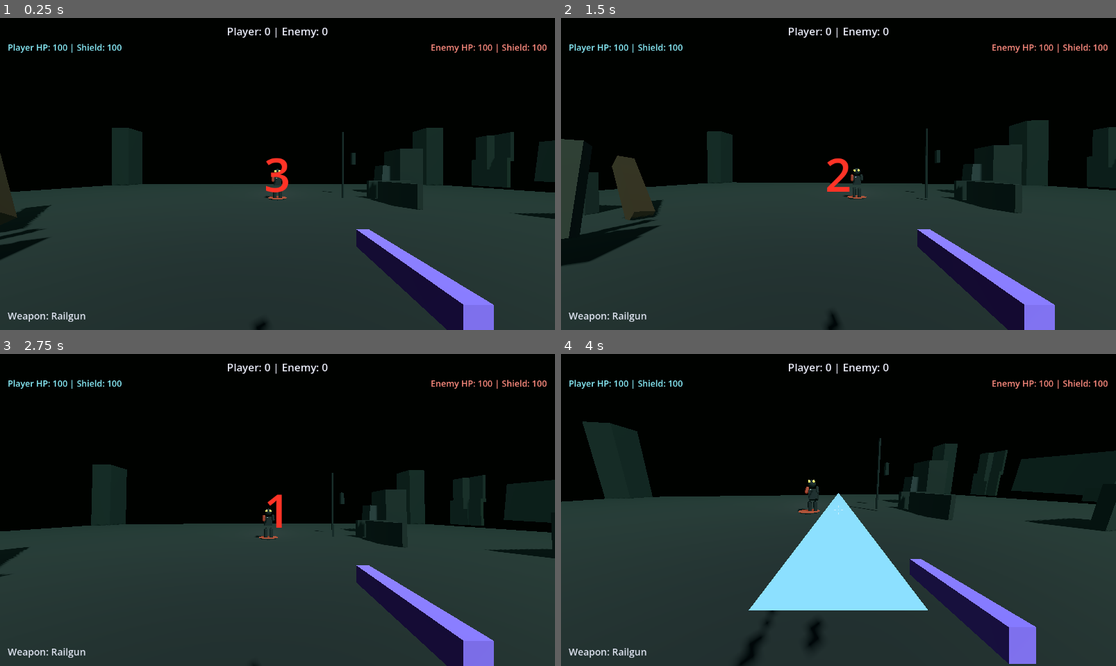
Above: before the commit, frames 1-4 (two rows, left to right).
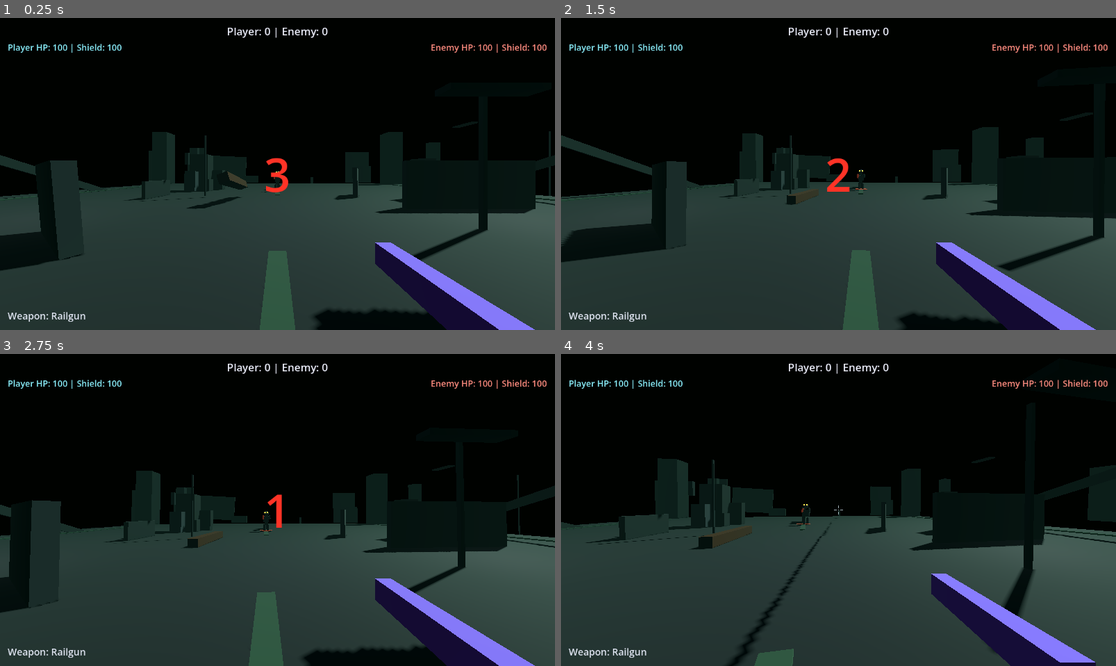
Above: after the commit, the same moments.

Repository: skyw4rp/void
Game: Godot game, scene res://scenes/main.tscn
Two runs of this game, one before a commit and one after it. Both use one fixed random seed, a clock stepped at 60 frames per second and the inputs below.
Inputs (mouse positions are in pixels of both pictures, inside the frame that each line leads up to):
- Up to frame 1 (0.25 s): no input
- Up to frame 2 (1.5 s): move the mouse to (866, 174) at 0.52 s; press the mouse at (866, 174) at 0.53 s; hold W (move_forward) from 0.53 s (still down); tap Space (jump) at 0.77 s; move the mouse to (810, 174) at 1.27 s; release the mouse at (810, 174) at 1.28 s; click (810, 174) at 1.35 s
- Up to frame 3 (2.75 s): keep holding W (move_forward); tap Space (jump) at 1.52 s; move the mouse to (288, 503) at 2.02 s; press the mouse at (288, 503) at 2.03 s; tap Shift (sprint) at 2.1 s
- Up to frame 4 (4 s): keep holding W (move_forward); tap Enter at 2.75 s; move the mouse to (832, 516) at 2.77 s; release the mouse at (832, 516) at 2.78 s; tap 1 (weapon_1) at 2.85 s; tap Space (jump) at 3.02, 3.5, 3.77 s; click (832, 516) at 3.05 s; move the mouse to (877, 513) at 3.52 s; hold 2 (weapon_2) from 3.53 s (still down); click (877, 513) at 3.8 s

The runs differ from the first frame. In frame 1, 16% of the frame differs, in the area x 0-100%, y 35-100%; in frame 2, 15%; in frame 3, 15%; in frame 4, 26%, in the area x 0-100%, y 21-100%.
Error before the commit: Invalid assignment of property or key 'fall_zones' with value of type 'Array' on a base object of type 'RefCounted (ArenaTemplate)'. (res://scripts/arena/arena…

Commit message:
Smooth unified FOV feedback

Diff:
--- a/scenes/main.tscn
+++ b/scenes/main.tscn
@@ -132,7 +132,7 @@
 
 [node name="Camera3D" type="Camera3D" parent="Player"]
 transform = Transform3D(1, 0, 0, 0, 1, 0, 0, 0, 1, 0, 1.6, 0)
-fov = 90.0
+fov = 78.0
 
 [node name="WeaponManager" parent="Player/Camera3D" instance=ExtResource("2_weapon_manager")]
 
--- a/scripts/arena/arena_template.gd
+++ b/scripts/arena/arena_template.gd
@@ -54,7 +54,7 @@
 var fall_warning_y: float = -18.0
 ## Inner spawn/debris rectangle (local X/Z half extents from center).
 var spawn_safe_half: Vector2 = Vector2(6.0, 6.0)
-var fall_zones: Array[FallZoneMarker] = []
+var fall_zones: Array = []
 var floor_albedo: Color = Color(0.11, 0.105, 0.12)
 var wall_albedo: Color = Color(0.07, 0.075, 0.085)
 var perimeter: PerimeterConfig = PerimeterConfig.new()
--- a/scripts/arena/arena_templates.gd
+++ b/scripts/arena/arena_templates.gd
@@ -105,12 +105,13 @@
 
 
 static func _perimeter_fall_markers(danger_hx: float, danger_hz: float) -> Array:
-	return [
+	var markers: Array = [
 		_marker(0.0, danger_hz * 0.96, danger_hx * 1.75, 0.35, 0.0),
 		_marker(0.0, -danger_hz * 0.96, danger_hx * 1.75, 0.35, 0.0),
 		_marker(danger_hx * 0.96, 0.0, 0.35, danger_hz * 1.75, PI * 0.5),
 		_marker(-danger_hx * 0.96, 0.0, 0.35, danger_hz * 1.75, PI * 0.5),
 	]
+	return markers
 
 
 static func _column(cx: float, cz: float, radius: float = 0.85) -> ArenaTemplate.WallPiece:
--- a/scripts/game_balance.gd
+++ b/scripts/game_balance.gd
@@ -63,8 +63,8 @@
 const VOID_DISTANT_FLASH_DELAY_MIN: float = 4.0
 const VOID_DISTANT_FLASH_DELAY_MAX: float = 7.0
 
-const VOID_FALL_FOV_START: float = 90.0
-const VOID_FALL_FOV_END: float = 102.0
+## Max FOV increase during void fall (added on top of player base_fov).
+const VOID_FALL_FOV_MAX_ADD: float = 24.0
 
 ## Void pit — score / death trigger (below dense gas layer).
 const VOID_DEATH_Y: float = -32.0
--- a/scripts/movement/gladiator_camera_feel.gd
+++ b/scripts/movement/gladiator_camera_feel.gd
@@ -1,57 +1,86 @@
-## Subtle arena FPS camera feedback — tilt, FOV, landing, air sway.
+## Visual camera feedback — roll and positional kick (FOV handled by GladiatorFov).
 class_name GladiatorCameraFeel
 extends RefCounted
 
-var _base_fov: float = 90.0
 var _landing_shake: float = 0.0
-var _dodge_sway: float = 0.0
+var _dodge_kick: float = 0.0
+var _feel_roll: float = 0.0
+var _feel_offset: Vector3 = Vector3.ZERO
 
 
-func reset(camera: Camera3D) -> void:
-	_base_fov = camera.fov
+func reset(_camera: Camera3D, feel_pivot: Node3D) -> void:
 	_landing_shake = 0.0
-	_dodge_sway = 0.0
-	camera.rotation.z = 0.0
+	_dodge_kick = 0.0
+	_feel_roll = 0.0
+	_feel_offset = Vector3.ZERO
+	if feel_pivot:
+		feel_pivot.rotation = Vector3.ZERO
+		feel_pivot.position = Vector3.ZERO
+	if _camera:
+		_camera.rotation = Vector3.ZERO
 
 
 func update(
-	camera: Camera3D,
+	_camera: Camera3D,
+	feel_pivot: Node3D,
 	delta: float,
 	loco: GladiatorLocomotion.StepResult,
 	input_dir: Vector2,
 	config: Dictionary,
-	dodge_active: bool
+	dodge_active: bool,
+	fov: GladiatorFov
 ) -> void:
+	if feel_pivot == null:
+		return
+
 	var tilt_strength: float = float(config.get("movement_tilt_strength", 0.035))
-	var fov_boost: float = float(config.get("speed_fov_boost", 8.0))
+	var fov_boost: float = float(config.get("speed_fov_boost", 4.0))
+	var ground_fov_extra: float = float(config.get("speed_fov_ground_extra", 0.4))
 	var max_speed: float = float(config.get("max_ground_speed", 9.5))
 
 	var target_roll: float = -input_dir.x * tilt_strength
 	if dodge_active:
 		target_roll *= 1.35
-	camera.rotation.z = lerpf(camera.rotation.z, target_roll, 1.0 - exp(-14.0 * delta))
+	_feel_roll = lerpf(_feel_roll, target_roll, 1.0 - exp(-14.0 * delta))
+	feel_pivot.rotation = Vector3(0.0, 0.0, _feel_roll)
 
-	var speed_t: float = clampf(loco.horizontal_speed / maxf(max_speed, 0.01), 0.0, 1.25)
-	var target_fov: float = _base_fov + fov_boost * speed_t
-	if not loco.was_airborne:
-		target_fov += 1.5 * speed_t
-	camera.fov = lerpf(camera.fov, target_fov, 1.0 - exp(-8.0 * delta))
+	if fov:
+		fov.set_movement_from_speed(
+			loco.horizontal_speed,
+			max_speed,
+			fov_boost,
+			ground_fov_extra,
+			loco.was_airborne
+		)
 
 	if loco.just_landed:
 		var impact: float = clampf(loco.land_impact / 12.0, 0.15, 1.0)
 		_landing_shake = impact * float(config.get("landing_shake_strength", 0.12))
+		if fov:
+			fov.add_impact(impact * 0.35)
 
+	var target_offset := Vector3.ZERO
 	if _landing_shake > 0.0:
 		_landing_shake = maxf(0.0, _landing_shake - delta * 2.8)
 		var shake: float = _landing_shake * 0.08
-		camera.rotation.x += randf_range(-shake, shake)
+		target_offset.y = randf_range(-shake, shake) * 0.04
+		target_offset.z = randf_range(-shake * 0.5, shake * 0.5) * 0.03
 
 	if loco.was_airborne and not loco.just_landed:
 		var sway: float = sin(Time.get_ticks_msec() * 0.006) * 0.008
-		camera.rotation.z += sway
+		target_offset.x += sway * 0.35
 
 	if dodge_active:
-		_dodge_sway = lerpf(_dodge_sway, 0.02, 1.0 - exp(-10.0 * delta))
+		_dodge_kick = lerpf(_dodge_kick, 0.035, 1.0 - exp(-10.0 * delta))
 	else:
-		_dodge_sway = lerpf(_dodge_sway, 0.0, 1.0 - exp(-12.0 * delta))
-	camera.rotation.x -= _dodge_sway
+		_dodge_kick = lerpf(_dodge_kick, 0.0, 1.0 - exp(-12.0 * delta))
+	target_offset.z -= _dodge_kick
+
+	_feel_offset = _feel_offset.lerp(target_offset, 1.0 - exp(-12.0 * delta))
+	feel_pivot.position = _feel_offset
+
+
+func apply_impulse_shake(feel_pivot: Node3D, intensity: float) -> void:
+	if feel_pivot == null:
+		return
+	_landing_shake = maxf(_landing_shake, clampf(intensity, 0.0, 1.0) * 0.35)
--- /dev/null
+++ b/scripts/movement/gladiator_fov.gd
@@ -0,0 +1,82 @@
+## Combined FOV offsets — smooth apply, separate sources, clamped gameplay range.
+class_name GladiatorFov
+extends RefCounted
+
+const DEFAULT_BASE_FOV: float = 78.0
+const MAX_GAMEPLAY_ADD: float = 6.0
+const MIN_GAMEPLAY_SUB: float = 2.0
+const VOID_MAX_ADD: float = 24.0
+const SMOOTH_RATE: float = 7.5
+
+
+var base_fov: float = DEFAULT_BASE_FOV
+
+var _movement_add: float = 0.0
+var _impact_add: float = 0.0
+var _void_add: float = 0.0
+var _weapon_add: float = 0.0
+
+
+func configure_base(fov: float) -> void:
+	base_fov = clampf(fov, 60.0, 100.0)
+
+
+func reset_round(camera: Camera3D, snap_to_base: bool = false) -> void:
+	_movement_add = 0.0
+	_impact_add = 0.0
+	_void_add = 0.0
+	_weapon_add = 0.0
+	if snap_to_base and camera:
+		camera.fov = base_fov
+
+
+func clear_gameplay_offsets() -> void:
+	_movement_add = 0.0
+	_impact_add = 0.0
+	_weapon_add = 0.0
+
+
+func set_movement_from_speed(
+	horizontal_speed: float,
+	max_speed: float,
+	boost_max: float,
+	ground_extra: float,
+	airborne: bool
+) -> void:
+	var speed_t: float = clampf(horizontal_speed / maxf(max_speed, 0.01), 0.0, 1.0)
+	_movement_add = boost_max * speed_t
+	if not airborne:
+		_movement_add += ground_extra * speed_t
+
+
+func add_impact(amount: float) -> void:
+	_impact_add = clampf(_impact_add + amount, 0.0, 2.5)
+
+
+func set_void_offset(amount: float) -> void:
+	_void_add = maxf(0.0, amount)
+
+
+func trigger_weapon_pulse(amount: float = 1.25) -> void:
+	_weapon_add = clampf(amount, 0.0, 2.0)
+
+
+func compute_target(void_fall: bool) -> float:
+	var total_add: float = _movement_add + _impact_add + _void_add + _weapon_add
+	if void_fall:
+		return clampf(base_fov + total_add, base_fov, base_fov + VOID_MAX_ADD)
+	return clampf(
+		base_fov + total_add,
+		base_fov - MIN_GAMEPLAY_SUB,
+		base_fov + MAX_GAMEPLAY_ADD
+	)
+
+
+func apply(camera: Camera3D, delta: float, void_fall: bool = false) -> void:
+	if camera == null:
+		return
+	_weapon_add = move_toward(_weapon_add, 0.0, delta * 16.0)
+	_impact_add = move_toward(_impact_add, 0.0, delta * 5.5)
+	var target: float = compute_target(void_fall)
+	var blend: float = 1.0 - exp(-SMOOTH_RATE * delta)
+	camera.fov = lerpf(camera.fov, target, blend)
--- a/scripts/player.gd
+++ b/scripts/player.gd
@@ -23,22 +23,34 @@
 @export var strafe_boost: float = 1.08
 @export var landing_damp: float = 0.5
 @export var movement_tilt_strength: float = 0.03
-@export var speed_fov_boost: float = 6.5
+@export var base_fov: float = 78.0
+@export var speed_fov_boost: float = 4.0
+@export var speed_fov_ground_extra: float = 0.4
 @export var landing_shake_strength: float = 0.14
+@export var weapon_fov_pulse: float = 1.25
 
 @export_group("Dodge")
 @export var dodge_distance: float = 2.05
 @export var dodge_duration: float = 0.15
 @export var dodge_cooldown: float = 1.4
 
+@export_group("Aim")
+@export var crosshair_stabilized: bool = true
+@export var camera_bob_affects_aim: bool = false
+@export var weapon_bob_affects_aim: bool = false
+
 @export_group("Debug")
 @export var debug_movement: bool = false
 
-@onready var camera: Camera3D = $Camera3D
 @onready var combat_stats: CombatStats = $CombatStats
+
+var _aim_pivot: Node3D
+var _camera_feel_pivot: Node3D
+var camera: Camera3D
 
 var _dodge: CombatDodge = CombatDodge.new()
 var _camera_feel: GladiatorCameraFeel = GladiatorCameraFeel.new()
+var _fov: GladiatorFov = GladiatorFov.new()
 var _was_on_floor: bool = true
 var _knockback_blend: float = 0.0
 
@@ -67,7 +79,6 @@
 var _void_fall_shake: float = 0.0
 var _void_fall_time: float = 0.0
 var _void_instability_time: float = 0.0
-var _base_camera_fov: float = GameBalance.VOID_FALL_FOV_START
 var _void_fall_proxy: MeshInstance3D
 
 const CORPSE_ALBEDO: Color = Color(0.42, 0.82, 1.0)
@@ -86,8 +97,13 @@
 	_dodge.dodge_distance = dodge_distance
 	_dodge.dodge_duration = dodge_duration
 	_dodge.dodge_cooldown = dodge_cooldown
-	_camera_feel.reset(camera)
+	_setup_aim_camera_hierarchy()
+	_fov.configure_base(base_fov)
+	_fov.reset_round(camera, true)
+	_camera_feel.reset(camera, _camera_feel_pivot)
+	_apply_crosshair_stabilization()
 	combat_stats.died.connect(_on_combat_died)
+	_bind_game_flow()
 
 
 func take_damage(
@@ -179,7 +195,6 @@
 	_void_fall_time = 0.0
 	_void_fall_shake = 0.0
 	_void_instability_time = 0.0
-	_base_camera_fov = camera.fov
 	collision_layer = 0
 	collision_mask = 0
 	VoidGasController.notify_fall_started(self)
@@ -359,10 +374,12 @@
 	_was_on_floor = true
 	_hide_void_fall_proxy()
 	_exit_death_hidden_state()
-	_camera_feel.reset(camera)
-	camera.rotation.x = 0.0
-	camera.rotation.z = 0.0
-	camera.fov = GameBalance.VOID_FALL_FOV_START
+	_fov.configure_base(base_fov)
+	_fov.reset_round(camera, false)
+	_fov.clear_gameplay_offsets()
+	_camera_feel.reset(camera, _camera_feel_pivot)
+	if _aim_pivot:
+		_aim_pivot.rotation = Vector3.ZERO
 	VoidGasController.notify_fall_ended()
 	# TODO: camera shake or screen flash on respawn.
 
@@ -383,16 +400,15 @@
 			return
 		var motion := event as InputEventMouseMotion
 		rotate_y(-motion.relative.x * MOUSE_SENSITIVITY)
-		camera.rotate_x(-motion.relative.y * MOUSE_SENSITIVITY)
-		camera.rotation.x = clampf(camera.rotation.x, LOOK_PITCH_MIN, LOOK_PITCH_MAX)
+		if _aim_pivot:
+			_aim_pivot.rotate_x(-motion.relative.y * MOUSE_SENSITIVITY)
+			_aim_pivot.rotation.x = clampf(_aim_pivot.rotation.x, LOOK_PITCH_MIN, LOOK_PITCH_MAX)
 
 
 func _process(delta: float) -> void:
-	if _obliteration_shake > 0.0:
+	if _obliteration_shake > 0.0 and _camera_feel_pivot:
 		_obliteration_shake = maxf(0.0, _obliteration_shake - delta * 0.35)
-		var shake: float = _obliteration_shake * 0.14
-		camera.rotation.x += randf_range(-shake, shake)
-		camera.rotation.z += randf_range(-shake * 0.7, shake * 0.7)
+		_camera_feel.apply_impulse_shake(_camera_feel_pivot, _obliteration_shake)
 
 
 func _physics_process(delta: float) -> void:
@@ -408,27 +424,32 @@
 			velocity.x += randf_range(-1.0, 1.0) * 4.0 * delta
 			velocity.z += randf_range(-1.0, 1.0) * 4.0 * delta
 			velocity.y -= _gravity * delta * 0.35
-			camera.rotation.z += randf_range(-0.03, 0.03)
+			if _camera_feel_pivot:
+				_camera_feel_pivot.rotation.z += randf_range(-0.03, 0.03)
 		else:
 			velocity.x = move_toward(velocity.x, 0.0, 2.0)
 			velocity.z = move_toward(velocity.z, 0.0, 2.0)
 			velocity.y -= _gravity * delta
 		_void_fall_time += delta
 		_void_fall_shake = minf(_void_fall_shake + delta * 2.5, 1.0)
-		var shake: float = _void_fall_shake * 0.05
-		camera.rotation.x += randf_range(-shake, shake)
-		if _void_instability_time <= 0.0:
-			camera.rotation.z += randf_range(-shake * 0.5, shake * 0.5)
+		if _camera_feel_pivot:
+			_camera_feel.apply_impulse_shake(_camera_feel_pivot, _void_fall_shake * 0.35)
 		if GameBalance.uses_void_gore_cinematic():
 			var fall_t: float = clampf(
 				_void_fall_time / GameBalance.VOID_GORE_BURST_AT, 0.0, 1.0
 			)
-			camera.fov = lerpf(_base_camera_fov, GameBalance.VOID_FALL_FOV_END, fall_t)
+			_fov.set_void_offset(lerpf(0.0, GameBalance.VOID_FALL_FOV_MAX_ADD, fall_t))
+		if camera:
+			_fov.apply(camera, delta, true)
 		move_and_slide()
 		return
 
 	if _game_manager and _game_manager.has_method("is_fighting") and not _game_manager.is_fighting():
 		velocity = Vector3.ZERO
+		_fov.clear_gameplay_offsets()
+		_fov.set_void_offset(0.0)
+		if camera:
+			_fov.apply(camera, delta, false)
 		move_and_slide()
 		return
 
@@ -471,7 +492,19 @@
 		movement_air_accel.emit()
 
 	_knockback_blend = maxf(0.0, _knockback_blend - delta * 2.2)
-	_camera_feel.update(camera, delta, step, input_dir, loco_config, _dodge.is_active())
+	_camera_feel.update(
+		camera,
+		_camera_feel_pivot,
+		delta,
+		step,
+		input_dir,
+		loco_config,
+		_dodge.is_active(),
+		_fov
+	)
+	_fov.set_void_offset(0.0)
+	if camera:
+		_fov.apply(camera, delta, false)
 
 	if debug_movement:
 		print(
@@ -497,8 +530,89 @@
 		"landing_damp": landing_damp,
 		"movement_tilt_strength": movement_tilt_strength,
 		"speed_fov_boost": speed_fov_boost,
+		"speed_fov_ground_extra": speed_fov_ground_extra,
 		"landing_shake_strength": landing_shake_strength,
 	}
+
+
+func get_aim_global_transform() -> Transform3D:
+	if _aim_pivot:
+		return _aim_pivot.global_transform
+	if camera:
+		return camera.global_transform
+	return global_transform
+
+
+func get_aim_forward() -> Vector3:
+	var basis: Basis = get_aim_global_transform().basis
+	var fwd: Vector3 = -basis.z
+	if fwd.length_squared() < 0.0001:
+		return Vector3.FORWARD
+	return fwd.normalized()
+
+
+func _setup_aim_camera_hierarchy() -> void:
+	if has_node("AimPivot/CameraFeelPivot/Camera3D"):
+		_aim_pivot = $AimPivot
+		_camera_feel_pivot = $AimPivot/CameraFeelPivot
+		camera = $AimPivot/CameraFeelPivot/Camera3D
+		_aim_pivot.add_to_group("player_aim")
+		return
+
+	var old_camera: Camera3D = get_node_or_null("Camera3D") as Camera3D
+	if old_camera == null:
+		push_error("Player: missing Camera3D")
+		return
+
+	var eye_height: Vector3 = old_camera.position
+	var saved_pitch: float = old_camera.rotation.x
+	var saved_fov: float = base_fov
+
+	_aim_pivot = Node3D.new()
+	_aim_pivot.name = "AimPivot"
+	add_child(_aim_pivot)
+	_aim_pivot.position = eye_height
+	_aim_pivot.rotation.x = saved_pitch
+	_aim_pivot.add_to_group("player_aim")
+
+	_camera_feel_pivot = Node3D.new()
+	_camera_feel_pivot.name = "CameraFeelPivot"
+	_aim_pivot.add_child(_camera_feel_pivot)
+
+	for child in old_camera.get_children():
+		old_camera.remove_child(child)
+		_camera_feel_pivot.add_child(child)
+
+	remove_child(old_camera)
+	_camera_feel_pivot.add_child(old_camera)
+	old_camera.position = Vector3.ZERO
+	old_camera.rotation = Vector3.ZERO
+	old_camera.fov = saved_fov
+	camera = old_camera
+
+
+func notify_weapon_fov_pulse() -> void:
+	_fov.trigger_weapon_pulse(weapon_fov_pulse)
+
+
+func _bind_game_flow() -> void:
+	if _game_manager == null:
+		return
+	if _game_manager.has_signal("countdown_hidden"):
+		if not _game_manager.countdown_hidden.is_connected(_on_round_countdown_hidden):
+			_game_manager.countdown_hidden.connect(_on_round_countdown_hidden)
+
+
+func _on_round_countdown_hidden() -> void:
+	_fov.configure_base(base_fov)
+	_fov.clear_gameplay_offsets()
+	_fov.set_void_offset(0.0)
+
+
+func _apply_crosshair_stabilization() -> void:
+	var cross: Control = Crosshair.get_instance(get_tree())
+	if cross and cross.has_method("configure_aim_stability"):
+		cross.call("configure_aim_stability", crosshair_stabilized, crosshair_stabilized)
 
 
 func _report_void_fall() -> void:
--- a/scripts/ui/crosshair.gd
+++ b/scripts/ui/crosshair.gd
@@ -25,6 +25,8 @@
 
 
 @export var hide_when_mouse_visible: bool = true
+@export var crosshair_stabilized: bool = true
+@export var movement_spread_affects_crosshair: bool = false
 
 var _weapon: WeaponDefs.Id = WeaponDefs.Id.RAILGUN
 var _move_spread: float = 0.0
@@ -122,6 +124,13 @@
 	draw_rect(Rect2(center.x - arm - half, center.y + arm - half, t, t), col)
 
 
+func configure_aim_stability(stabilized: bool, disable_movement_spread: bool) -> void:
+	crosshair_stabilized = stabilized
+	movement_spread_affects_crosshair = not disable_movement_spread
+	if crosshair_stabilized:
+		_move_spread = 0.0
+
+
 func set_weapon(weapon: WeaponDefs.Id) -> void:
 	_weapon = weapon
 	queue_redraw()
@@ -214,6 +223,10 @@
 
 
 func _update_movement_spread() -> void:
+	if crosshair_stabilized or not movement_spread_affects_crosshair:
+		_move_spread = move_toward(_move_spread, 0.0, 0.22)
+		return
+
 	var player: CharacterBody3D = get_tree().get_first_node_in_group("player") as CharacterBody3D
 	if player == null:
 		_move_spread = move_toward(_move_spread, 0.0, 0.2)
--- a/scripts/weapons/weapon_manager.gd
+++ b/scripts/weapons/weapon_manager.gd
@@ -6,6 +6,7 @@
 signal shot_fired
 
 @export var spawn_forward_offset: float = 0.6
+@export var weapon_bob_affects_aim: bool = false
 
 @onready var _camera: Camera3D = get_parent() as Camera3D
 @onready var _railgun_view: Node3D = $RailgunView
@@ -18,6 +19,9 @@
 
 func _ready() -> void:
 	add_to_group("weapon_manager")
+	var player: Node = get_tree().get_first_node_in_group("player")
+	if player and "weapon_bob_affects_aim" in player:
+		weapon_bob_affects_aim = player.weapon_bob_affects_aim
 	switch_weapon(WeaponDefs.Id.RAILGUN)
 
 
@@ -62,9 +66,14 @@
 	if _cooldown_remaining > 0.0:
 		return false
 
-	var base_dir := -_camera.global_transform.basis.z.normalized()
-	var origin := _camera.global_position
-	var aim_basis := _camera.global_transform.basis
+	var aim_xform: Transform3D = _get_aim_transform()
+	var base_dir: Vector3 = -aim_xform.basis.z
+	if base_dir.length_squared() < 0.0001:
+		base_dir = Vector3.FORWARD
+	else:
+		base_dir = base_dir.normalized()
+	var origin: Vector3 = _camera.global_position
+	var aim_basis: Basis = aim_xform.basis
 
 	_cooldown_remaining = WeaponFiring.fire(
 		_current,
@@ -73,14 +82,45 @@
 		aim_basis,
 		get_tree().current_scene,
 		spawn_forward_offset,
-		_camera.get_parent()
+		_get_shooter_body()
 	)
 	if _current == WeaponDefs.Id.RAILGUN:
 		print("Railgun")
 	CombatAudio.play_weapon_fire(_current, origin + base_dir * 0.35, false)
+	var player: Node = get_tree().get_first_node_in_group("player")
+	if player and player.has_method("notify_weapon_fov_pulse"):
+		player.call("notify_weapon_fov_pulse")
 	shot_fired.emit()
 	return true
 
 
 func can_fire() -> bool:
 	return _cooldown_remaining <= 0.0
+
+
+func _get_aim_transform() -> Transform3D:
+	if weapon_bob_affects_aim:
+		return _camera.global_transform
+	var player: Node = get_tree().get_first_node_in_group("player")
+	if player and player.has_method("get_aim_global_transform"):
+		return player.call("get_aim_global_transform") as Transform3D
+	var pivot: Node3D = _resolve_aim_pivot()
+	if pivot:
+		return pivot.global_transform
+	return _camera.global_transform
+
+
+func _resolve_aim_pivot() -> Node3D:
+	var node: Node = _camera
+	while node:
+		if node.name == "AimPivot" and node is Node3D:
+			return node as Node3D
+		node = node.get_parent()
+	return null
+
+
+func _get_shooter_body() -> Node:
+	var player: Node = get_tree().get_first_node_in_group("player")
+	if player:
+		return player
+	return _camera.get_parent()
Not shown, added: scripts/arena/arena_brutalist_modules.gd.uid
Not shown, added: scripts/movement/gladiator_fov.gd.uid
Not shown, changed: docs/PROTOTYPE.md
Not shown, changed: docs/VOID_PROTOTYPE_AUDIT.md
